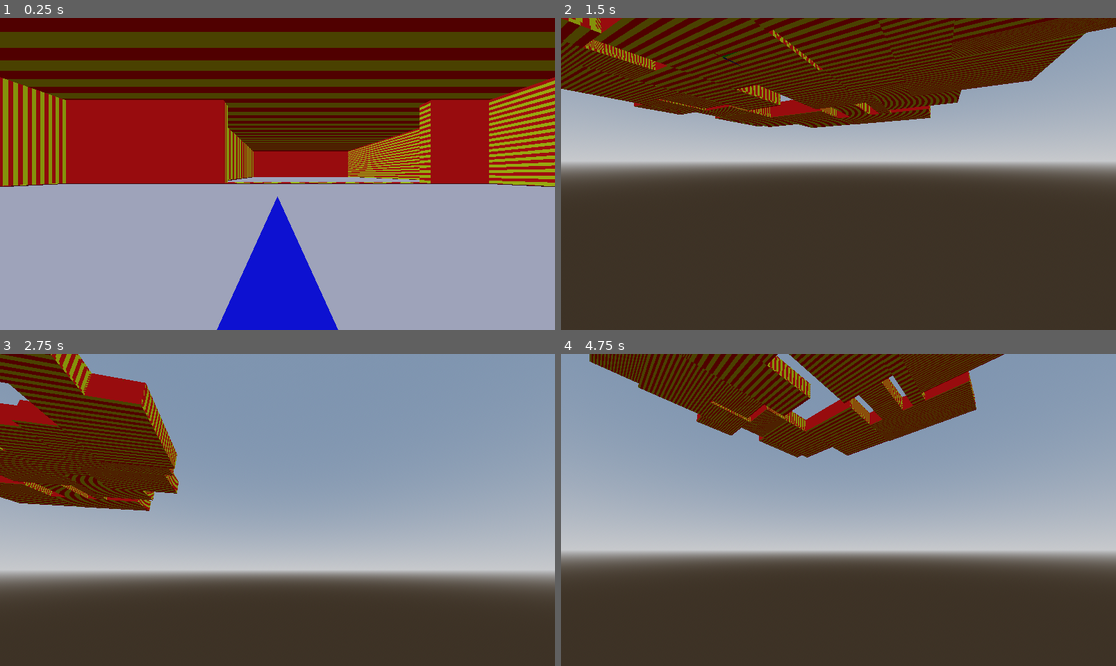
Above: before the commit, frames 1-4 (two rows, left to right).
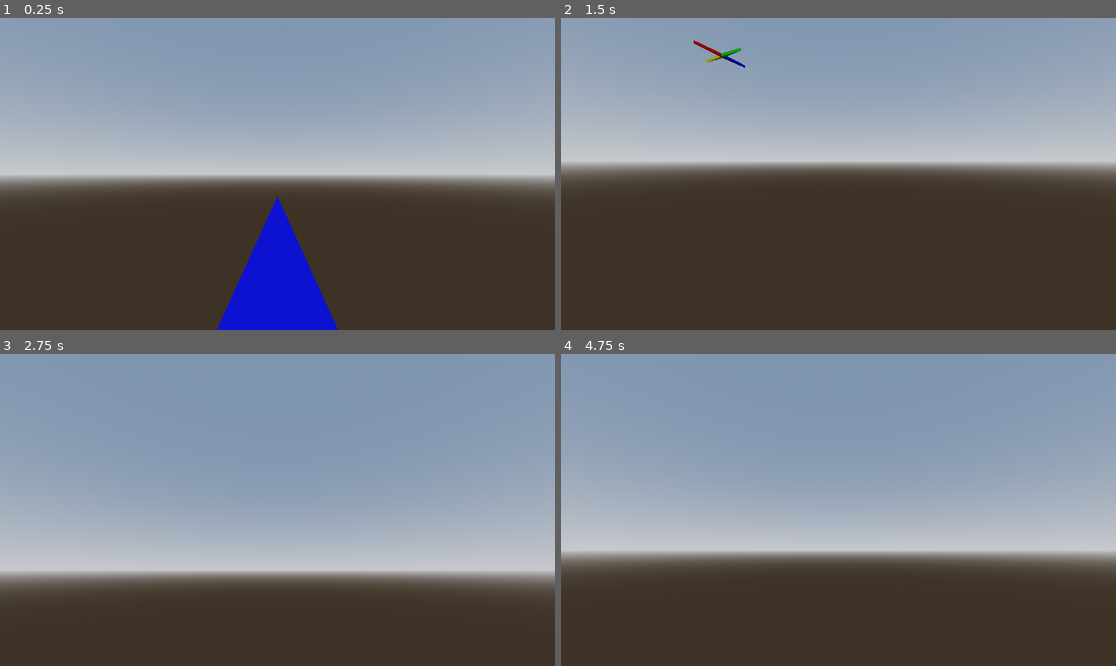
Above: after the commit, the same moments.

Repository: c-dantinne/procgen
Game: Godot game, scene res://Scenes/main.tscn
The game is run twice, just before and just after one commit, with the same random seed, the same clock (stepped at 60 frames per second) and the same inputs.
Inputs (mouse positions are in pixels of both pictures, inside the frame that each line leads up to):
- Up to frame 1 (0.25 s): no input
- Up to frame 2 (1.5 s): tap Enter at 0.5 s; move the mouse to (960, 158) at 0.52 s; hold D (right) 0.53-1.28 s; hold Ctrl (crouch) 0.53-1.28 s; click (960, 158) at 0.67 s; tap Space (jump) at 0.77 s; move the mouse to (727, 189) at 1.27 s; hold S (back) from 1.28 s (still down); tap Ctrl (crouch) at 1.35 s
- Up to frame 3 (2.75 s): tap Space (jump) at 1.52 s; move the mouse to (333, 441) at 2.02 s; release S (back) at 2.03 s; hold D (right) from 2.03 s (still down); hold Ctrl (crouch) from 2.03 s (still down)
- Up to frame 4 (4.75 s): move the mouse to (810, 572) at 2.77 s; release D (right) at 2.78 s; release Ctrl (crouch) at 2.78 s; hold W (forward) 2.78-3.53 s; tap Ctrl (crouch) at 2.85, 4.35 s; click (810, 572) at 2.92 s; tap Space (jump) at 3.02, 3.77, 4.25, 4.52 s; move the mouse to (1005, 556) at 3.52 s; hold Ctrl (crouch) 3.53-4.28 s; hold A (left) from 3.53 s (still down); move the mouse to (672, 463) at 4.27 s

The runs differ from the first frame. In frame 1, 95% of the frame differs, in the area x 0-100%, y 0-100%; in frame 2, 26%; in frame 3, 13%; in frame 4, 15%.
Error after the commit: Parse Error: Identifier "pos" not declared in the current scope. (res://Scripts/generate_world.gd:1030)

Commit message:
Added item generation

Diff:
--- a/the-backrooms-vagabond/Scripts/generate_world.gd
+++ b/the-backrooms-vagabond/Scripts/generate_world.gd
@@ -17,6 +17,17 @@
 #@export var max_hallway_length = 500
 @export var min_doorway_size : int = 7
 @export var min_surface_area : int = 1000
+var world_seed : int = 1124
+
+#NOTE: SETTINGS IDEAL FOR TESTING:
+# perimeter_width : int = 250
+# var perimeter_length : int = 250
+# var perimeter_buffer : int = 100
+#@export var min_room_size : int = 15
+#@export var max_room_size : int = 80
+#@export var min_doorway_size : int = 7
+#@export var min_surface_area : int = 1000
+#var world_seed : int = 1124
 
 const NORTH := Vector3i(0, 0, 1)
 const EAST := Vector3i(1, 0, 0)
@@ -25,13 +36,12 @@
 const directions_arr : Array[Vector3i] = [NORTH, EAST, SOUTH, WEST]
 const WALL_HEIGHT = 10
 const EPSILON : float = 0.000001
-
-var world_seed : int = 2
+const WALL_OFFSET = 2
+const PLAYER_OFFSET = 3
 
 var floor_brushes : Array[Brush] = []
 var wall_brushes : Array[Node3D] = []
 
-#
 var inner_perimeter_width : int = perimeter_width - perimeter_buffer
 var inner_perimeter_length : int = perimeter_length - perimeter_buffer
 var current_surface_area : int = 0
@@ -40,6 +50,7 @@
 var brushes_with_adjacent_space : Array[Node3D] = []
 
 func _ready() -> void:
+	assert(min_doorway_size >= 5)
 	assert(min_doorway_size <= float(min_room_size) / 2.0)
 	Engine.print_error_messages = false
 	if !world_seed:
@@ -974,27 +985,65 @@
 	print("Total size: " + str(floor_brushes.size()))
 	return areas
 
-func add_items() -> void:
-	var items
+func add_items_and_player(starter_area, player) -> void:
+	var starter_items
+	var other_items
 	var accessible_floor_brushes = []
+	var accessible_starter_brushes = []
+	var b
+	var p
 	for brush in floor_brushes:
 		if brush.scale.x > min_doorway_size && brush.scale.z > min_doorway_size:
 			accessible_floor_brushes.append(brush)
-	for item in items:
-		pass
-	#go one unit by one to make a grid of points
-	#if the point is in a room and at least 1 unit away from a wall,
-	#save it, otherwise discard it
-	#then place items in random points, removing selected points from list
-	#optionally make distance requirement between items
+			if brush in starter_area:
+				accessible_starter_brushes.append(brush)
+	b = accessible_starter_brushes[rand_range(0, accessible_starter_brushes.size() - 1)]
+	p = get_brush_position(b)
+	player.position.x = rand_range(p.x + PLAYER_OFFSET, p.x + b.scale.x - PLAYER_OFFSET)
+	player.position.y = 1
+	player.position.z = rand_range(p.z + PLAYER_OFFSET, p.z + b.scale.z - PLAYER_OFFSET)
+	if floor_brushes.size() > 1: #dont spawn items in starting room
+		accessible_floor_brushes.erase(b)
+	for item in starter_items:
+		b = accessible_starter_brushes[rand_range(0, accessible_starter_brushes.size() - 1)]
+		p = get_brush_position(b)
+		item.position.x = rand_range(p.x + WALL_OFFSET, p.x + b.scale.x - WALL_OFFSET)
+		item.position.y = 1
+		item.position.z = rand_range(p.z + WALL_OFFSET, p.z + b.scale.z - WALL_OFFSET)
+	for item in other_items:
+		b = accessible_floor_brushes[rand_range(0, accessible_floor_brushes.size() - 1)]
+		p = get_brush_position(b)
+		item.position.x = rand_range(p.x + WALL_OFFSET, p.x + b.scale.x - WALL_OFFSET)
+		item.position.y = 1
+		item.position.z = rand_range(p.z + WALL_OFFSET, p.z + b.scale.z - WALL_OFFSET)
+
+
+
+#Adds the noclip holes that allow players to warp isolated areas
+func add_connecting_noclip_holes():
+	#ensure hole doesnt spawn directly under player spawn
+	pass
+
+func add_exit(wall_brushes):
+	const EXIT_SIZE = 4
+	for wall in wall_brushes:
+		var pos = get_brush_position(pos)
+		if wall.scale.x > min_doorway_size:
+			var exit_start = rand_range(pos.x, pos.x + wall.scale.x - EXIT_SIZE)
+			var x
+		if wall.scale.z > min_doorway_size:
+			pass
+func generate_lighting():
+	pass
 
 func rand_range(n_min, n_max):
-	#print(str(n_min) + ", " + str(n_max))
 	#n_min inclusive, n_max exclusive
 	if n_min == n_max:
 		return n_min
 	return (randi() % (int(n_max) - int(n_min))) + int(n_min)
 
+
+
 #IDEAS:
 # If the world has more than one isolated area, spawn a note explaining how "I fell through the floor and now I'm in a place that seems... completely separated from where I was." Make sure it spawns in the same area as the player.
 # Device that points toward noclip holes
Not shown, added: the-backrooms-vagabond/export_presets.cfg
